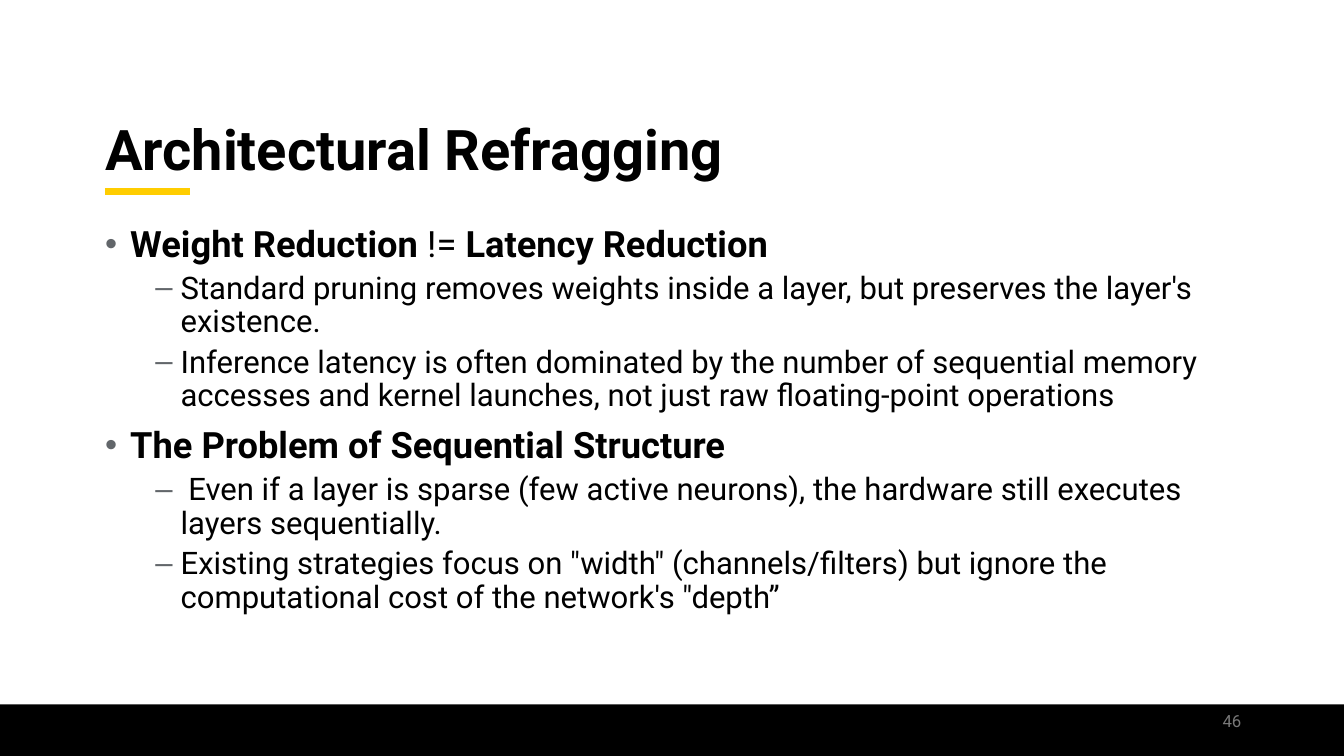
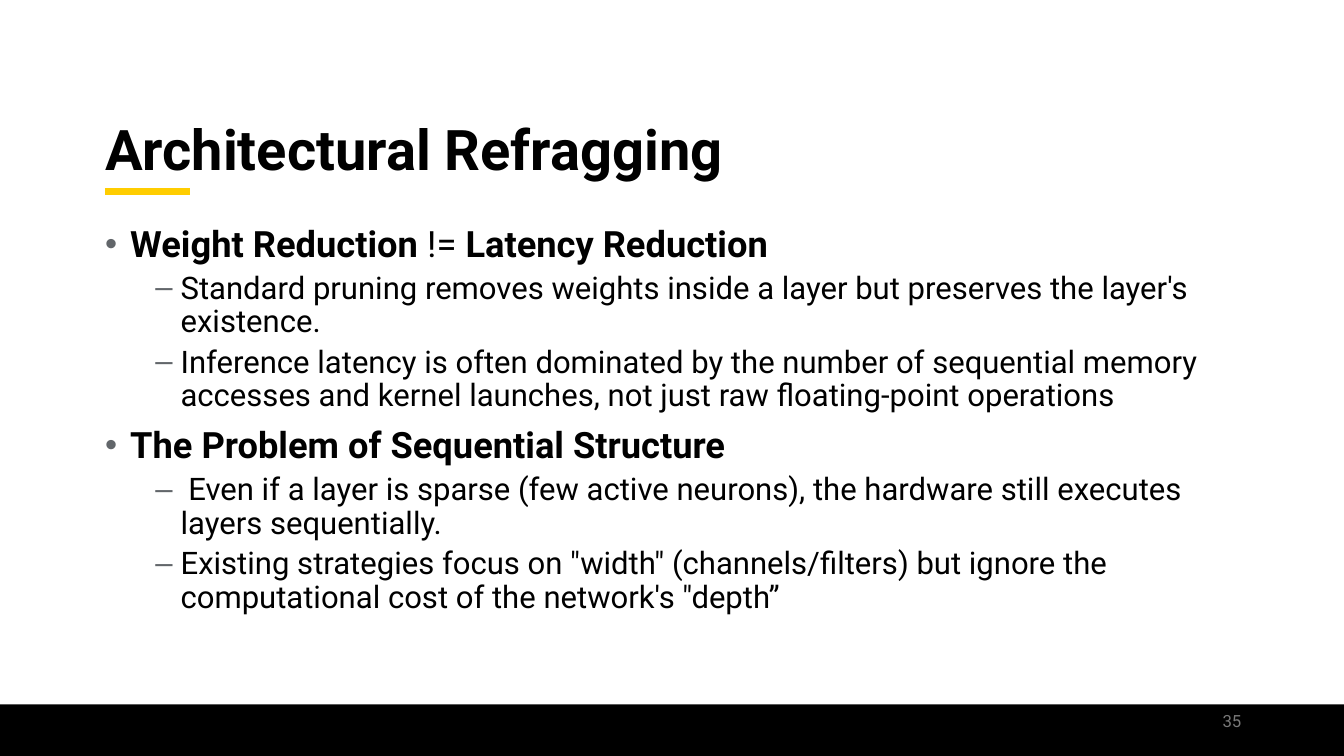
Before and after one commit to jamilgafur/Presentation, a slide deck: slide 35 of Presentation.pptx (slide 46 before the commit). Drawn at 1344x756 pixels with LibreOffice and Linux fonts; fonts in the diff are those of the drawing; background and template pictures are left out. Boxes give left, top, right and bottom in pixels: in the first picture for what was removed or moved away, otherwise in the second. Text is boxed around its words. In the diff, an @@ line names an element or a change of style, - is before the commit and + after.

```diff
--- a/Presentation.pptx
+++ b/Presentation.pptx
@@ text at <box>181,275,1188,333</box>: text changed @@
-  – Standard pruning removes weights inside a layer, but preserves the layer's existence.
+  – Standard pruning removes weights inside a layer but preserves the layer's existence.
@@ page number at <box>1223,715,1242,727</box>: text changed @@
-46
+35
```
Also in this commit, not shown: 15 other slides changed, 8 slides added, 15 slides removed.
